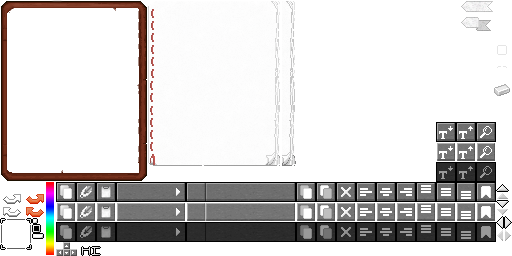
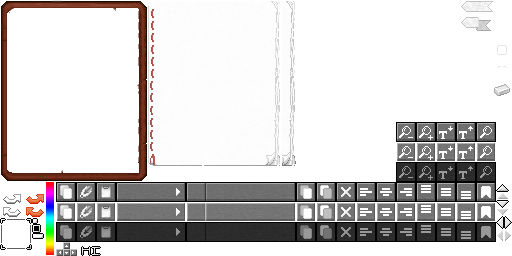
Layers edited between the first and the second 512px x 256px image:
added layer "Слой 87 копия 5" above "Слой 87 копия 4" over bbox(399, 166, 413, 178)
added layer "Слой 87 копия 4" above "Слой 87 копия 3" over bbox(399, 146, 413, 158)
added layer "Слой 86 копия" above "Слой 13 копия 18" over bbox(399, 126, 411, 138)
added layer "Слой 13 копия 18" above "Слой 87 копия 2" over bbox(396, 122, 416, 182)
added layer "Слой 87 копия 2" above "Слой 87 копия" over bbox(419, 166, 433, 180)
added layer "Слой 87 копия" above "Слой 87" over bbox(419, 146, 433, 160)
added layer "Слой 87" above "Слой 86" over bbox(428, 135, 433, 140)
added layer "Слой 86" above "Слой 13 копия 17" over bbox(419, 126, 431, 138)
added layer "Слой 13 копия 17" above "Слой 85 копия 5" over bbox(416, 122, 436, 182)
